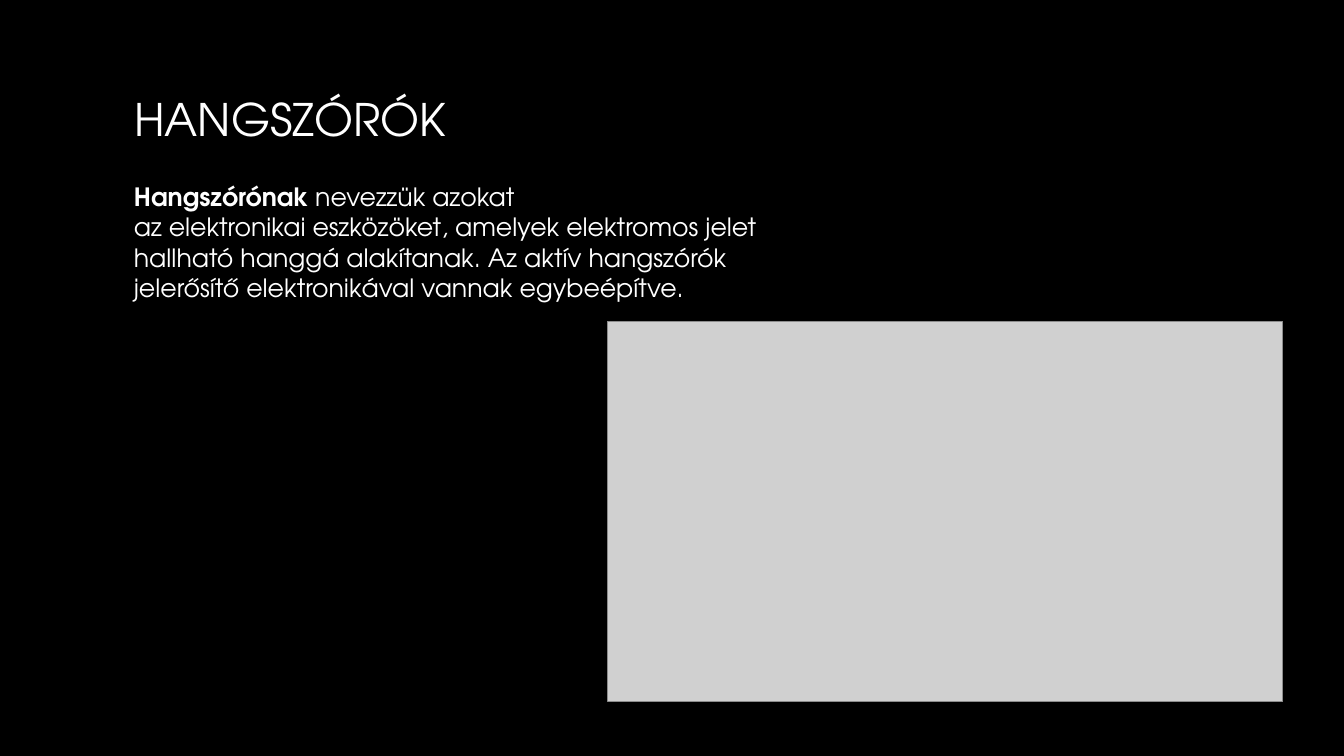
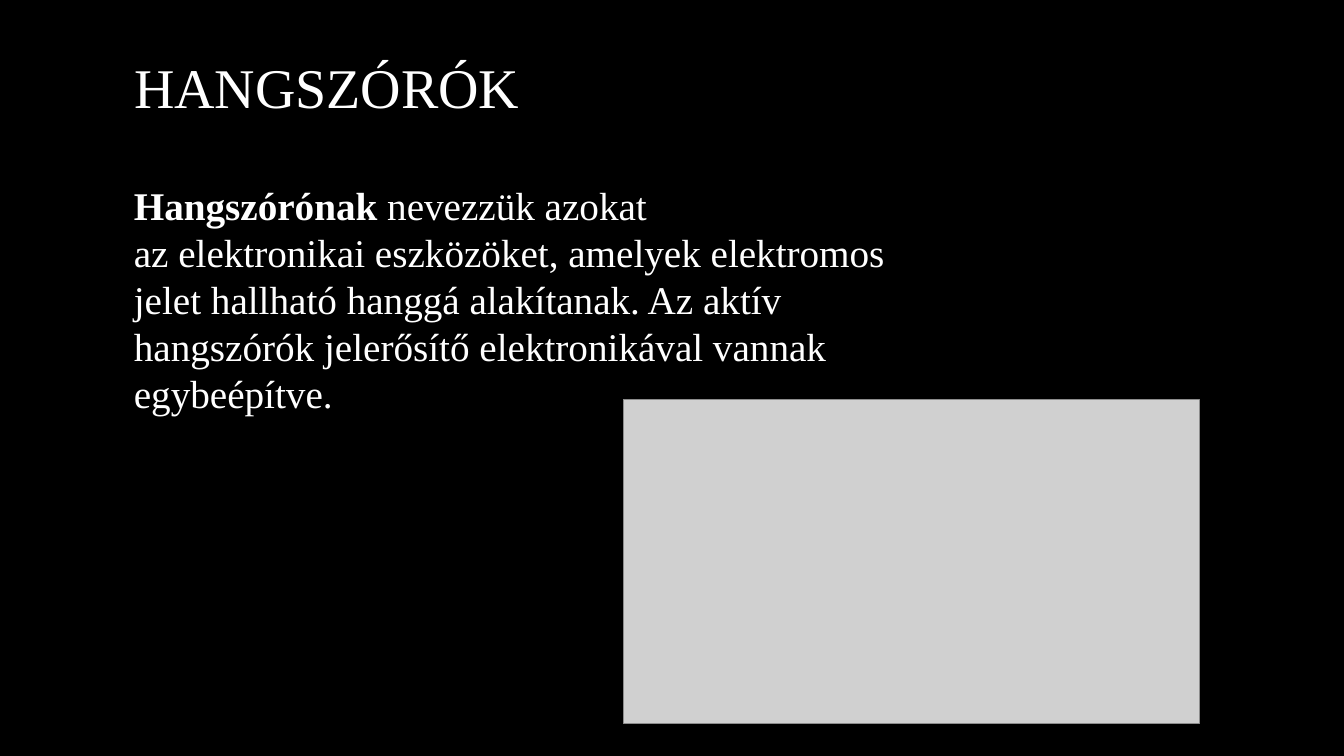
Before and after one commit to kkrisztiann/ikt_ppt1, a slide deck: slide 12 of Perifériák_KK.pptx (slide 11 before the commit). Drawn at 1344x756 pixels with LibreOffice and Linux fonts; fonts in the diff are those of the drawing; grey boxes stand for pictures; background and template pictures are left out. Boxes give left, top, right and bottom in pixels: in the first picture for what was removed or moved away, otherwise in the second. Text is boxed around its words. In the diff, an @@ line names an element or a change of style, - is before the commit and + after.

```diff
--- a/Perifériák_KK.pptx
+++ b/Perifériák_KK.pptx
@@ title "HANGSZÓRÓK": place and size @@
-title "HANGSZÓRÓK" at (134, 93, 446, 137)
+title "HANGSZÓRÓK" at (134, 64, 519, 109)
@@ title "HANGSZÓRÓK" at (134, 64, 519, 109): size 32 to 40 pt, font TeX Gyre Adventor to Times New Roman @@
@@ text "Hangszórónak nevezzük azokat az elektronikai ..." at (134, 192, 885, 416): size 18 to 28 pt, font TeX Gyre Adventor to Times New Roman @@
@@ picture: place and size @@
-picture at (608, 322, 1284, 702)
+picture at (623, 399, 1200, 724)
```
Also in this commit, not shown: 9 other slides changed, 1 slide added.
